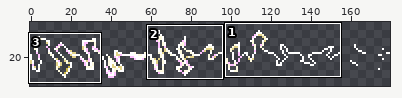
Sprite sheet, stored at games/Phaser-Snake-Game/public/assets/sprites/boostTrailX01Anim.png. The picture above shows the old version from afar; the outline marks the close-up.
Close-up. Before:
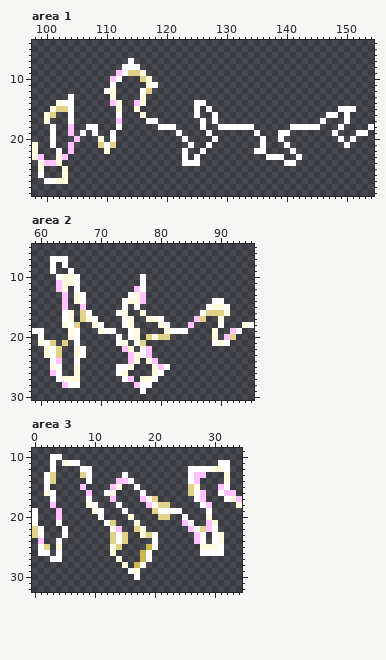
The file is 360x72 pixels, drawn in blocks of 2x2; one block is one cell here. Shown: area 1: x 98..154, y 4..29; area 2: x 59..95, y 5..30; area 3: x 0..34, y 9..32. The wide view leaves out empty margins. The commit also changed other parts of the picture, which this record leaves out.
Once edited:
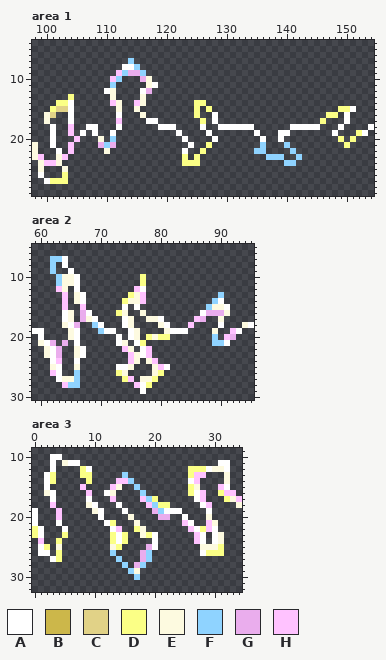
Palette (. is transparent): A #ffffff  B #ccb74a  C #e1d287  D #fbff86  E #fdfae0  F #8fd3ff  G #eaaded  H #ffc2ff
Edits made:
Area 1:
Colour D replaces colour A in row 13 at x 104; in row 14 at x 103 and 125 to 126; in row 15 at x 125, 127 and 149 to 150; in row 16 at x 125 and 147 to 148; in row 17 at x 126 and 146; in row 19 at x 152.
Colour D replaces colour A in row 20 at x 149 and 151; in row 21 at x 127 and 150; in row 22 at x 126; in row 23 at x 123 and 125; in row 24 at x 123 to 125; in row 27 at x 101.
Colour D replaces colour E in row 14 at x 102; in row 15 at x 101; in row 26 at x 103; in row 27 at x 102 to 103.
Colour F replaces colour A in row 7 at x 114; in row 8 at x 115; in row 9 at x 113; in row 10 at x 112; in row 11 at x 111; in row 20 at x 111.
Colour F replaces colour A in row 21 at x 110, 136 and 140; in row 22 at x 135 to 136 and 141; in row 23 at x 137 to 139 and 142; in row 24 at x 140 to 141.
Colour F replaces colour E in row 9 at x 116.
Colour G replaces colour C in row 9 at x 114 to 115; in row 10 at x 116; in row 12 at x 117; in row 21 at x 109 and 111.
Area 2:
Colour D replaces colour A in rows 10 to 11 at x 77; in row 13 at x 75; in row 14 at x 74; in row 16 at x 73; in row 26 at x 73 and 80; in row 27 at x 74 and 79.
Colour D replaces colour A in row 28 at x 78.
Colour D replaces colour C in row 20 at x 78 and 80 to 81; in row 21 at x 77.
Colour F is added in row 13 at x 90.
Colour F replaces colour A in row 7 at x 62 to 63; in rows 8 to 9 at x 62; in row 10 at x 63; in row 14 at x 89; in row 15 at x 88; in row 21 at x 89.
Colour F replaces colour A in row 28 at x 65 to 66.
Colour F replaces colour E in row 18 at x 69; in row 19 at x 70; in row 20 at x 89; in row 21 at x 90; in rows 26 to 27 at x 66.
Colour F replaces colour H in row 11 at x 63.
Colour G replaces colour C in row 16 at x 67 and 88 to 90; in row 17 at x 67 and 87; in row 18 at x 66; in row 20 at x 92; in row 21 at x 62 and 64; in rows 22 to 23 at x 63.
Area 3:
Colour D replaces colour A in row 12 at x 8 and 26 to 28; in row 13 at x 9 and 26; in row 14 at x 9; in row 16 at x 31; in row 17 at x 32; in row 23 at x 5.
Colour D replaces colour A in row 24 at x 4; in row 25 at x 31; in row 26 at x 4 and 29 to 31; in row 27 at x 4.
Colour D replaces colour C in row 13 at x 3 and 8; in row 14 at x 3; in rows 15 to 16 at x 26; in row 17 at x 20; in row 18 at x 21 to 22; in row 21 at x 13.
Colour D replaces colour C in row 22 at x 0, 17 and 28; in row 23 at x 0, 13, 15 and 19; in row 24 at x 13 and 15; in row 25 at x 2 and 14.
Colour F replaces colour A in row 13 at x 15; in row 14 at x 16; in row 15 at x 17; in row 16 at x 18; in row 17 at x 19; in row 18 at x 20.
Colour F replaces colour A in row 19 at x 21; in rows 26 to 27 at x 19; in row 28 at x 18; in row 29 at x 16; in row 30 at x 17.
Colour F replaces colour E in row 26 at x 13; in row 27 at x 14; in row 28 at x 15.
Colour G replaces colour B in row 25 at x 19; in rows 26 to 27 at x 18; in row 28 at x 17.
Colour G replaces colour C in row 19 at x 20; in row 20 at x 21 to 22.
